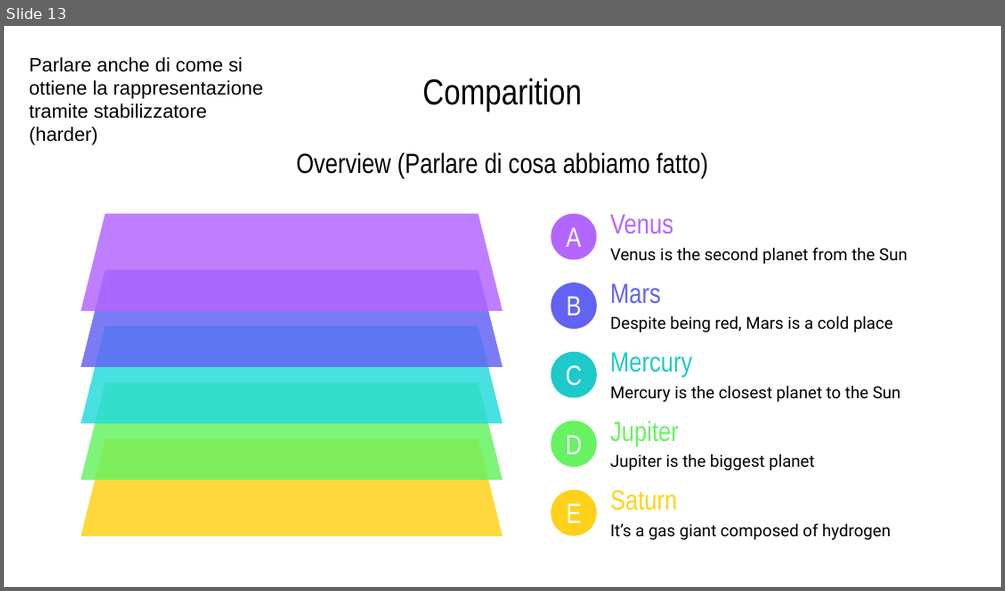
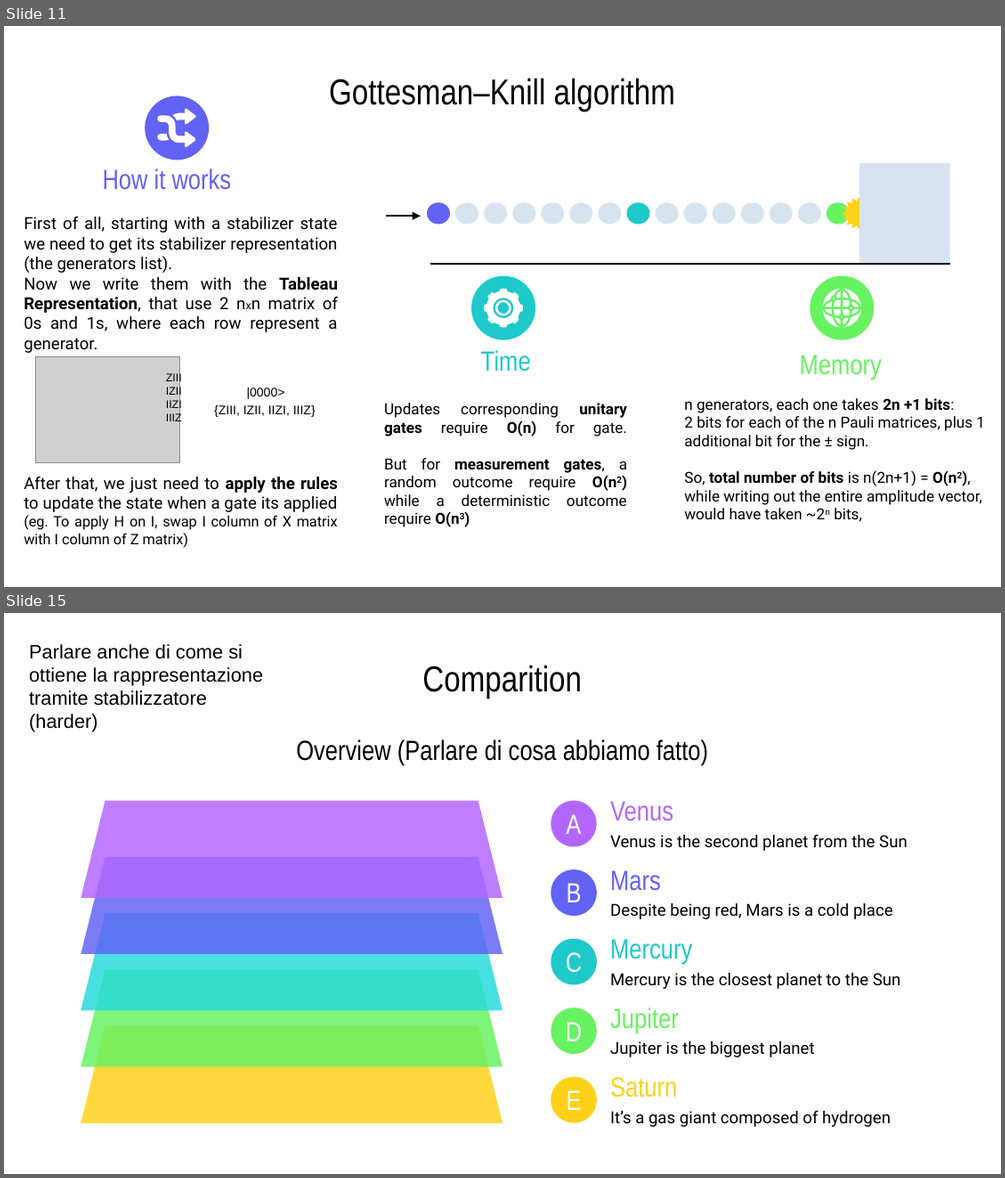
Before and after one commit to Moriarty2002/quantum-information, a slide deck: docs/elaborato.pptx. Shown one above the other, each under a label of ours: slide 13 before the commit, slides 11 and 15 after it; the slides between them are not shown. The pictures are 1005x591 and 1005x1178 pixels, drawn with LibreOffice and Linux fonts; fonts in the diff are those of the drawing; grey boxes stand for pictures. Boxes give left, top, right and bottom in pixels: in the first picture for what was removed or moved away, otherwise in the second. Text is boxed around its words. In the diff, an @@ line names an element or a change of style, - is before the commit and + after.

Commit message:
Begin writing presentation

```diff
--- a/docs/elaborato.pptx
+++ b/docs/elaborato.pptx
@@ slide 11 added at box(4, 26, 1001, 587), background #FFFFFF @@
@@ title added at box(329, 78, 675, 111), 26 pt, text #000000 @@
+Gottesman–Knill algorithm
@@ ellipse added at box(145, 95, 209, 160), fill #6262F5 @@
@@ freeform shape added at box(157, 116, 196, 148), fill #FFFFFF @@
@@ freeform shape added at box(172, 109, 196, 125), fill #FFFFFF @@
@@ freeform shape added at box(157, 134, 170, 141), fill #FFFFFF @@
@@ group added at box(386, 162, 950, 264): 15 ellipses, 1 arrow, 1 star, 1 rectangle, 1 line @@
@@ ellipse added at box(471, 276, 535, 340), fill #1EC9C9 @@
@@ freeform shape added at box(484, 289, 522, 327), fill #FFFFFF @@
@@ ellipse added at box(809, 276, 874, 340), fill #66F261 @@
@@ freeform shape added at box(494, 300, 511, 316), fill #FFFFFF @@
@@ group added at box(823, 289, 860, 327): 19 freeform shapes @@
@@ text added at box(481, 350, 531, 371), 20 pt, text #1EC9C9 @@
+Time
@@ text added at box(800, 354, 882, 379), 20 pt, text #66F261 @@
+Memory
@@ group added at box(24, 168, 338, 548): 5 texts, 1 picture @@
+How it works
+First of all, starting with a stabilizer state we need to get its stabilizer representation (the generators list).
+Now we write them with the Tableau Representation, that use 2 nxn matrix of 0s and 1s, where each row represent a generator.
+After that, we just need to apply the rules to update the state when a gate its applied
+(eg. To apply H on I, swap I column of X matrix with I column of Z matrix)
+ZIII
+IZII
+IIZI
+IIIZ
+{ZIII, IZII, IIZI, IIIZ}
+|0000>
@@ text added at box(684, 398, 985, 522), 11 pt, text #000000 @@
+n generators, each one takes 2n +1 bits:
+2 bits for each of the n Pauli matrices, plus 1 additional bit for the ± sign.
+So, total number of bits is n(2n+1) = O(n2), while writing out the entire amplitude vector, would have taken ~2n bits,
@@ text added at box(384, 402, 627, 527), 11 pt, text #000000 @@
+Updates corresponding unitary gates require O(n) for gate.
+But for measurement gates, a random outcome require O(n2) while a deterministic outcome require O(n3)
@@ what was slide 13 is now slide 15 @@
```
Also in this commit, not shown: 5 slides changed, 7 other slides added, 8 slides removed.
